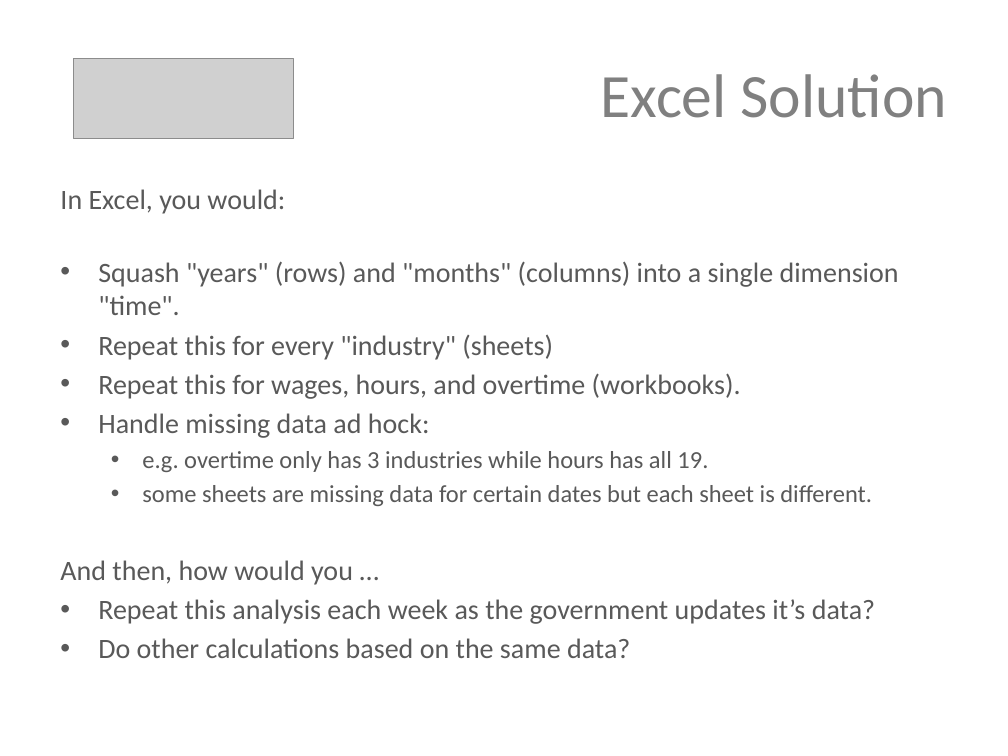
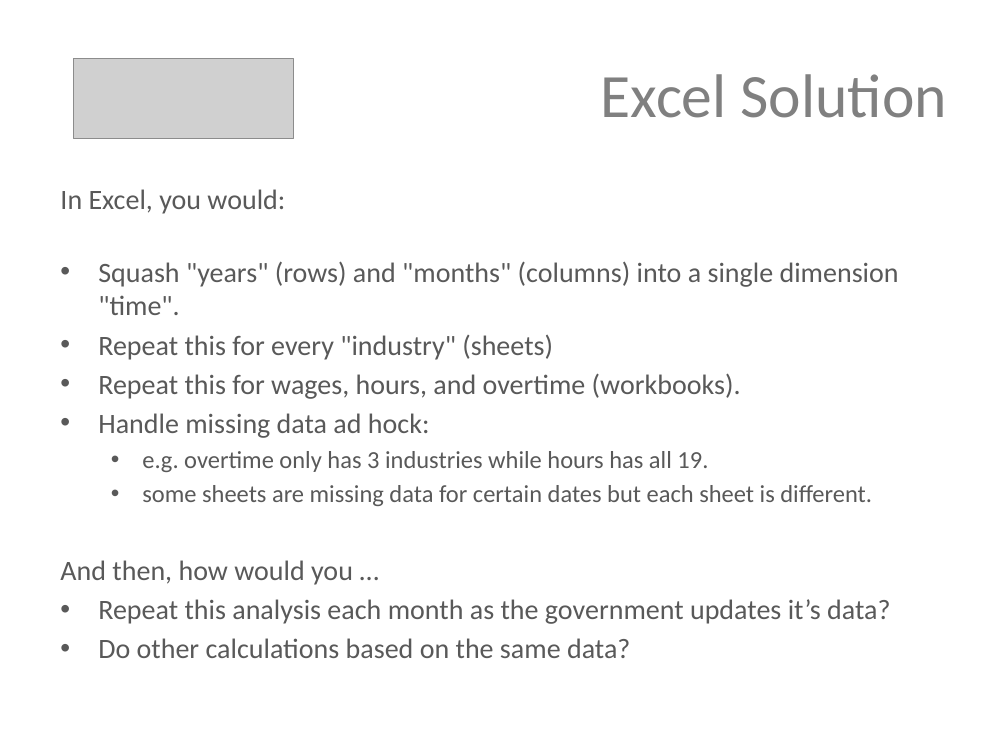
Before and after one commit to thedataincubator/excel-to-python, a slide deck: slide 5 of Excel Pain Points.pptx. Drawn at 1008x756 pixels with LibreOffice and Linux fonts; fonts in the diff are those of the drawing; grey boxes stand for pictures. Boxes give left, top, right and bottom in pixels: in the first picture for what was removed or moved away, otherwise in the second. Text is boxed around its words. In the diff, an @@ line names an element or a change of style, - is before the commit and + after.

Commit message:
Update PPT and BLS.ipynb

```diff
--- a/Excel Pain Points.pptx
+++ b/Excel Pain Points.pptx
@@ text at <box>98,599,890,624</box>: text changed @@
-• Repeat this analysis each week as the government updates it’s data?
+• Repeat this analysis each month as the government updates it’s data?
```
Also in this commit, not shown: 4 other slides changed, 1 other file.
